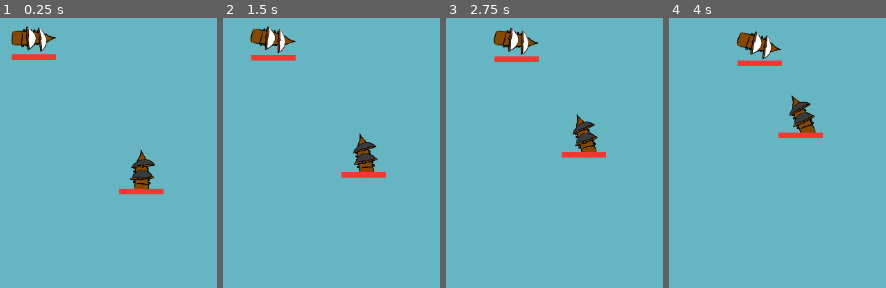
Above: before the commit, frames 1-4 (left to right).
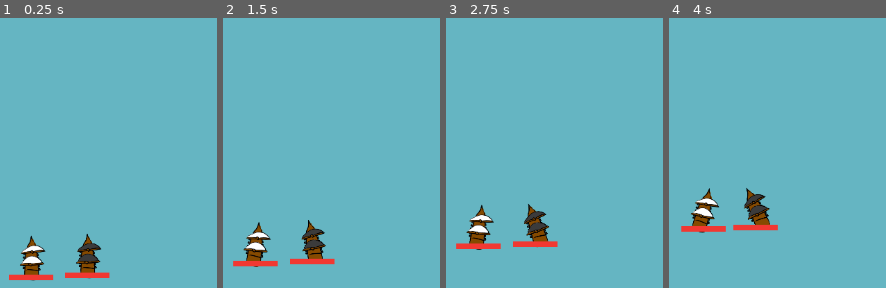
Above: after the commit, the same moments.

Repository: friedev/corsair-warfare
Game: Godot game, scene res://scenes/main.tscn
Two runs of this game, one before a commit and one after it. Both use one fixed random seed, a clock stepped at 60 frames per second and the inputs below.
Inputs:
- Up to frame 1 (0.25 s): no input
- Up to frame 2 (1.5 s): hold Right (p1_right) 0.53-1.28 s; hold A (p2_left) 0.53-1.28 s; hold Left (p1_left) from 1.28 s (still down); tap D (p2_right) at 1.35 s
- Up to frame 3 (2.75 s): release Left (p1_left) at 2.03 s; hold Right (p1_right) from 2.03 s (still down); hold A (p2_left) from 2.03 s (still down)
- Up to frame 4 (4 s): release A (p2_left) at 2.78 s; tap D (p2_right) at 2.85 s; release Right (p1_right) at 3.53 s; hold Left (p1_left) from 3.53 s (still down); hold A (p2_left) from 3.53 s (still down)

The runs differ from the first frame. In frame 1, 5.9% of the frame differs, in the area x 4-76%, y 2-98%; in frame 2, 6.0%; in frame 3, 6.0%; in frame 4, 6.0%, in the area x 5-71%, y 4-80%.

Commit message:
Added Wind
Basic directional wind physics

Diff:
--- a/scenes/main.tscn
+++ b/scenes/main.tscn
@@ -1,21 +1,45 @@
-[gd_scene load_steps=3 format=3 uid="uid://cgv626rniu1e4"]
+[gd_scene load_steps=5 format=3 uid="uid://yqanqusq1sbd"]
 
 [ext_resource type="PackedScene" uid="uid://fmyumo0aq4ua" path="res://scenes/ship.tscn" id="1_ra0tt"]
+[ext_resource type="Script" path="res://scripts/WindArea2D.gd" id="1_vt0xp"]
 [ext_resource type="Texture2D" uid="uid://bfxb6qalqma3x" path="res://sprites/ship_black.png" id="2_v3nrg"]
+
+[sub_resource type="RectangleShape2D" id="RectangleShape2D_sl3mo"]
+size = Vector2(1151, 647)
 
 [node name="Main" type="Node2D"]
 
+[node name="WindArea2D" type="Area2D" parent="."]
+gravity_space_override = 1
+gravity_point_center = Vector2(0, 0)
+gravity_direction = Vector2(0, 0)
+gravity = 15.0
+script = ExtResource("1_vt0xp")
+metadata/_edit_group_ = true
+
+[node name="WindCollision2D" type="CollisionShape2D" parent="WindArea2D"]
+position = Vector2(575.5, 323.5)
+shape = SubResource("RectangleShape2D_sl3mo")
+
+[node name="Timer" type="Timer" parent="WindArea2D"]
+wait_time = 2.0
+
 [node name="Ship1" parent="." instance=ExtResource("1_ra0tt")]
-position = Vector2(352, 255)
+position = Vector2(349, 574)
+rotation = -1.5708
 player = 1
+metadata/_edit_group_ = true
 
 [node name="Ship2" parent="." instance=ExtResource("1_ra0tt")]
-position = Vector2(508, 450)
+position = Vector2(430, 571)
 rotation = -1.5708
 player = 2
+metadata/_edit_group_ = true
 
 [node name="Sprite2D" parent="Ship2" index="1"]
 texture = ExtResource("2_v3nrg")
 
+[connection signal="timeout" from="WindArea2D/Timer" to="WindArea2D" method="_on_timer_timeout"]
+
 [editable path="Ship1"]
 [editable path="Ship2"]
--- /dev/null
+++ b/scripts/WindArea2D.gd
@@ -0,0 +1,47 @@
+extends Area2D
+
+
+var wind_directions = [
+	Vector2(1, 0),
+	Vector2(0, 0.5),
+	Vector2(0.5, 0.5),
+	Vector2(0, -1),
+	Vector2(0.25, 0),
+]
+
+var xWind = null
+var yWind = null
+@onready var ship1 = get_node("/root/Main/Ship1")
+@onready var ship2 = get_node("/root/Main/Ship2")
+#test
+# Called when the node enters the scene tree for the first time.
+func _ready():
+	var timer = $Timer
+	timer.wait_time = 10
+	timer.start()
+	_on_timer_timeout()
+
+# Called every frame. 'delta' is the elapsed time since the previous frame.
+func _process(_delta):
+	if xWind != 0:
+		if ship1.linear_velocity.y > 16:
+			ship1.correctNYMovement(xWind)
+		if ship1.linear_velocity.y < -16:
+			ship1.correctYMovement(xWind)
+
+	if yWind != 0:
+		if ship1.linear_velocity.x < -16 || ship1.linear_velocity.x > 16:
+			ship1.correctNXMovement(yWind)
+
+func change_wind_direction():
+	var index = randi() % wind_directions.size()
+	var current_wind = wind_directions[index]
+#	var current_wind = Vector2(2, 0)
+	self.set_gravity_direction(current_wind)
+	print("gravity direction:", current_wind)
+	xWind = current_wind.x
+	yWind = current_wind.y
+
+
+func _on_timer_timeout():
+	change_wind_direction()
--- a/scripts/ship.gd
+++ b/scripts/ship.gd
@@ -48,6 +48,8 @@
 			self.apply_torque(rotation_speed)
 	self.apply_force(Vector2.RIGHT.rotated(self.rotation) * speed)
 	self.apply_collision_damage(delta)
+#	print("Linerar Velocity: ", self.linear_velocity.x)
+
 
 
 func apply_collision_damage(delta: float):
@@ -78,3 +80,27 @@
 func destroy() -> void:
 	print("Player %d died" % self.player)
 	self.queue_free()
+
+func correctYMovement(current_wind):
+	var impulse = Vector2.ZERO
+	impulse.x = self.mass * 0.43
+	impulse *= -current_wind
+	self.apply_central_impulse(impulse)
+
+func correctNYMovement(current_wind):
+	var impulse = Vector2.ZERO
+	impulse.x = self.mass * .043
+	impulse *= current_wind
+	self.apply_central_impulse(impulse)
+
+func correctXMovement(current_wind):
+	var impulse = Vector2.ZERO
+	impulse.y = self.mass * .5
+	impulse *= -current_wind
+	self.apply_central_impulse(impulse)
+
+func correctNXMovement(current_wind):
+	var impulse = Vector2.ZERO
+	impulse.y = self.mass * .5
+	impulse *= -current_wind
+	self.apply_central_impulse(impulse)
